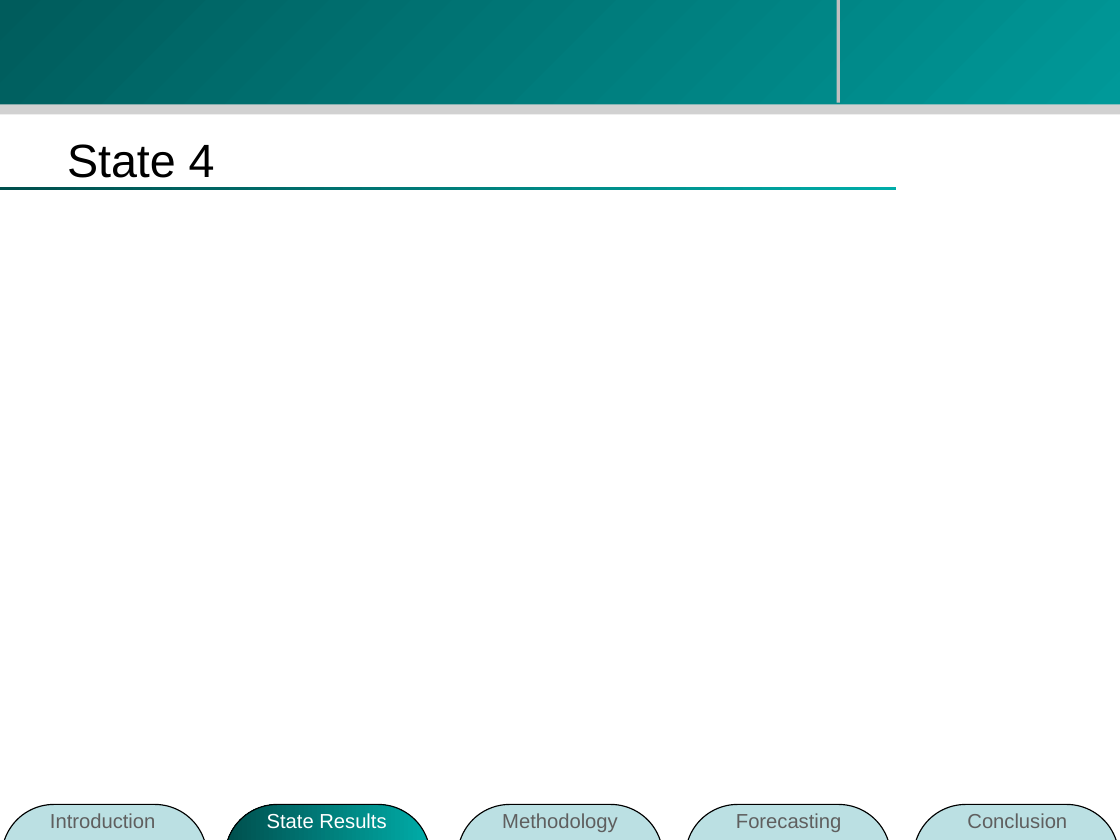
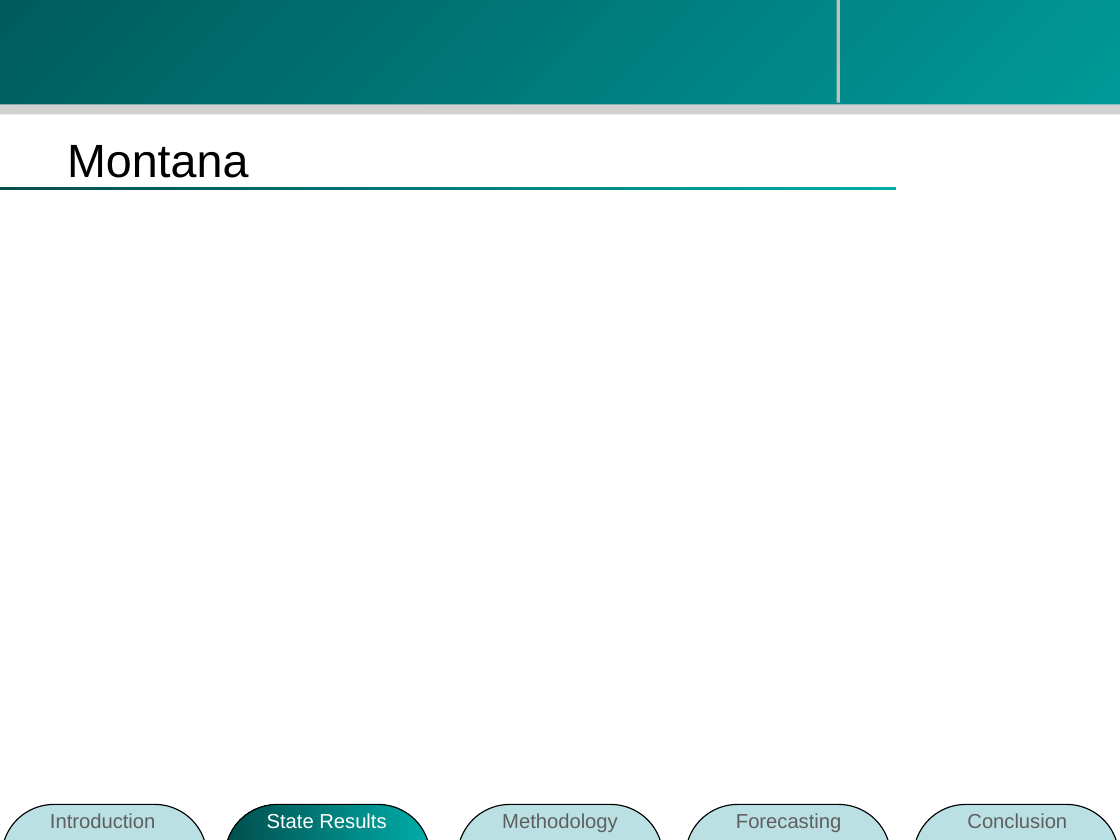
Before and after one commit to zhouzhenghui/svnrepository, a slide deck: slide 16 of SVNRepository/Presentation/M.Eng Final Presentation-take2.ppt. Drawn at 1120x840 pixels with LibreOffice and Linux fonts; fonts in the diff are those of the drawing; background and template pictures are left out. Boxes give left, top, right and bottom in pixels: in the first picture for what was removed or moved away, otherwise in the second. Text is boxed around its words. In the diff, an @@ line names an element or a change of style, - is before the commit and + after.

```diff
--- a/SVNRepository/Presentation/M.Eng Final Presentation-take2.ppt
+++ b/SVNRepository/Presentation/M.Eng Final Presentation-take2.ppt
@@ title at <box>67,145,248,178</box>: text changed @@
-State 4
+Montana
```
Also in this commit, not shown: 1 other slide changed.
